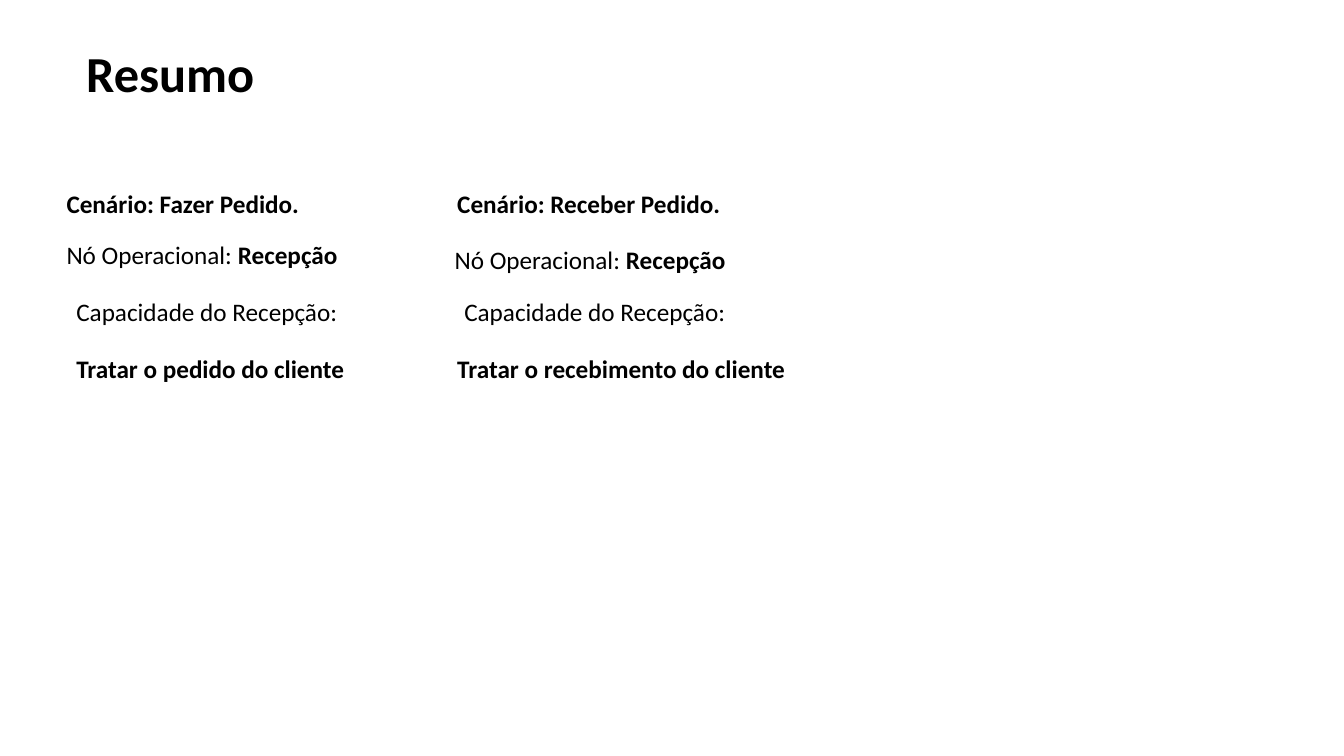
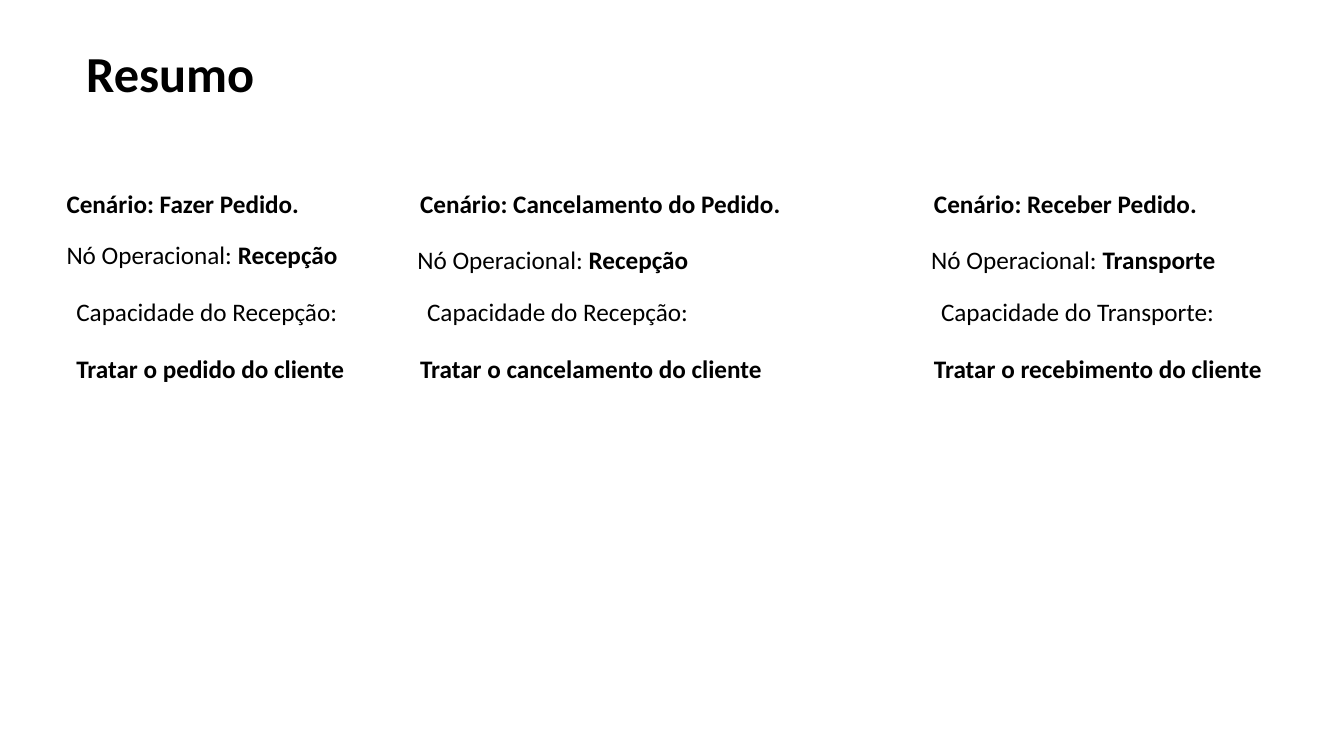
Before and after one commit to Lost-in-Logic/Comercio-5G-ICE, a slide deck: slide 5 of 15. Arquitetura de Negócio para cada Cenário.pptx (slide 4 before the commit). Drawn at 1344x756 pixels with LibreOffice and Linux fonts; fonts in the diff are those of the drawing. Boxes give left, top, right and bottom in pixels: in the first picture for what was removed or moved away, otherwise in the second. Text is boxed around its words. In the diff, an @@ line names an element or a change of style, - is before the commit and + after.

```diff
--- a/15. Arquitetura de Negócio para cada Cenário.pptx
+++ b/15. Arquitetura de Negócio para cada Cenário.pptx
@@ text added at (420, 195, 780, 214), 18 pt, text #000000, bold @@
+Cenário: Cancelamento do Pedido.
@@ text "Cenário: Receber Pedido.": place and size @@
-text "Cenário: Receber Pedido." at (457, 195, 720, 214)
+text "Cenário: Receber Pedido." at (934, 195, 1197, 214)
@@ text "Nó Operacional: Recepção": place and size @@
-text "Nó Operacional: Recepção" at (455, 251, 726, 274)
+text "Nó Operacional: Recepção" at (417, 251, 689, 274)
@@ text added at (931, 251, 1216, 273), 18 pt, text #000000 @@
+Nó Operacional: Transporte
@@ text "Capacidade do Recepção:": place and size @@
-text "Capacidade do Recepção:" at (464, 303, 725, 326)
+text "Capacidade do Recepção:" at (427, 303, 688, 326)
@@ text added at (941, 303, 1214, 325), 18 pt, text #000000 @@
+Capacidade do Transporte:
@@ text "Tratar o recebimento do cliente": place and size @@
-text "Tratar o recebimento do cliente" at (457, 360, 785, 379)
+text "Tratar o recebimento do cliente" at (934, 360, 1262, 379)
@@ text added at (420, 360, 762, 379), 18 pt, text #000000, bold @@
+Tratar o cancelamento do cliente
```
Also in this commit, not shown: 3 other slides changed, 1 slide added, 1 other file.
